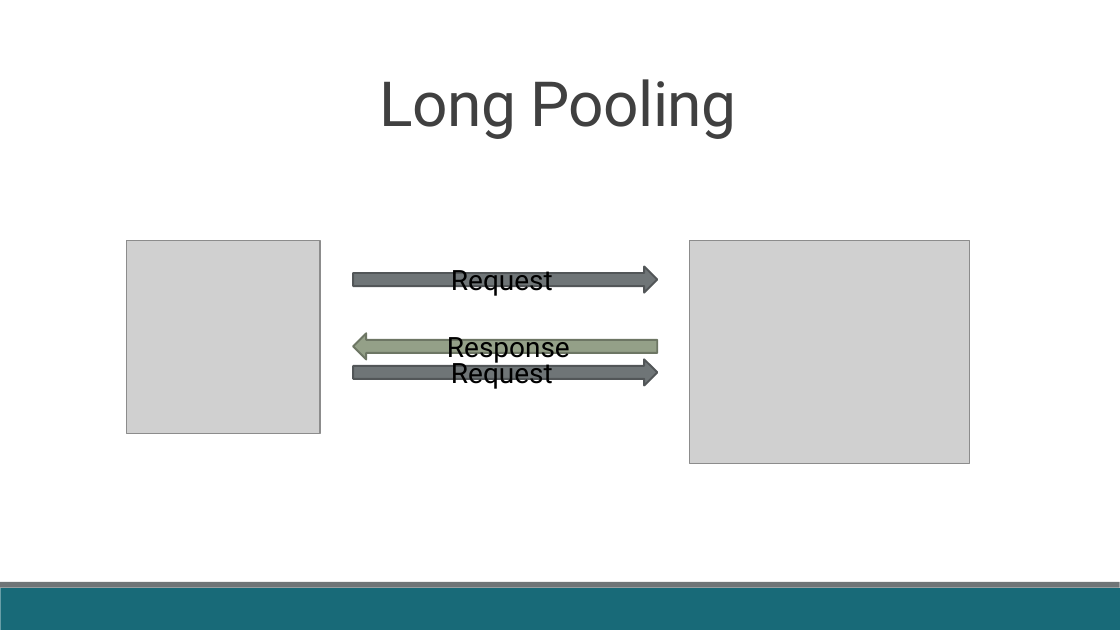
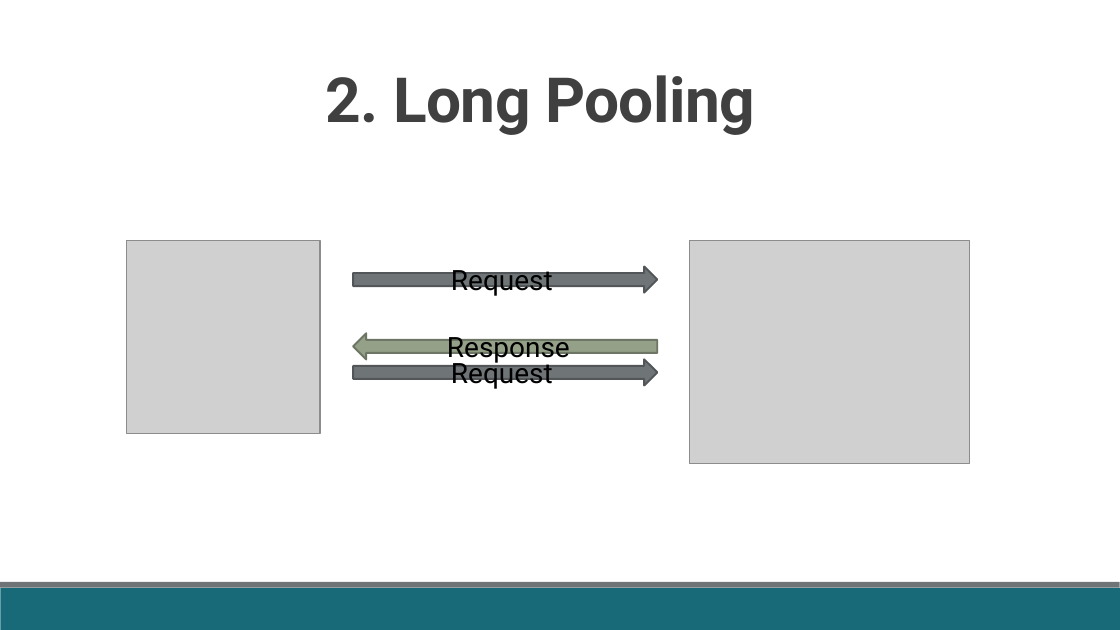
Before and after one commit to fabricioveronez/SignalR_Exemplos, a slide deck: slide 8 of docs/Apresentacao.pptx. Drawn at 1120x630 pixels with LibreOffice and Linux fonts; fonts in the diff are those of the drawing; grey boxes stand for pictures. Boxes give left, top, right and bottom in pixels: in the first picture for what was removed or moved away, otherwise in the second. Text is boxed around its words. In the diff, an @@ line names an element or a change of style, - is before the commit and + after.

```diff
--- a/docs/Apresentacao.pptx
+++ b/docs/Apresentacao.pptx
@@ title at <box>326,75,755,135</box>: text changed; bold on @@
-Long Pooling
+2. Long Pooling
```
Also in this commit, not shown: 11 other slides changed.
